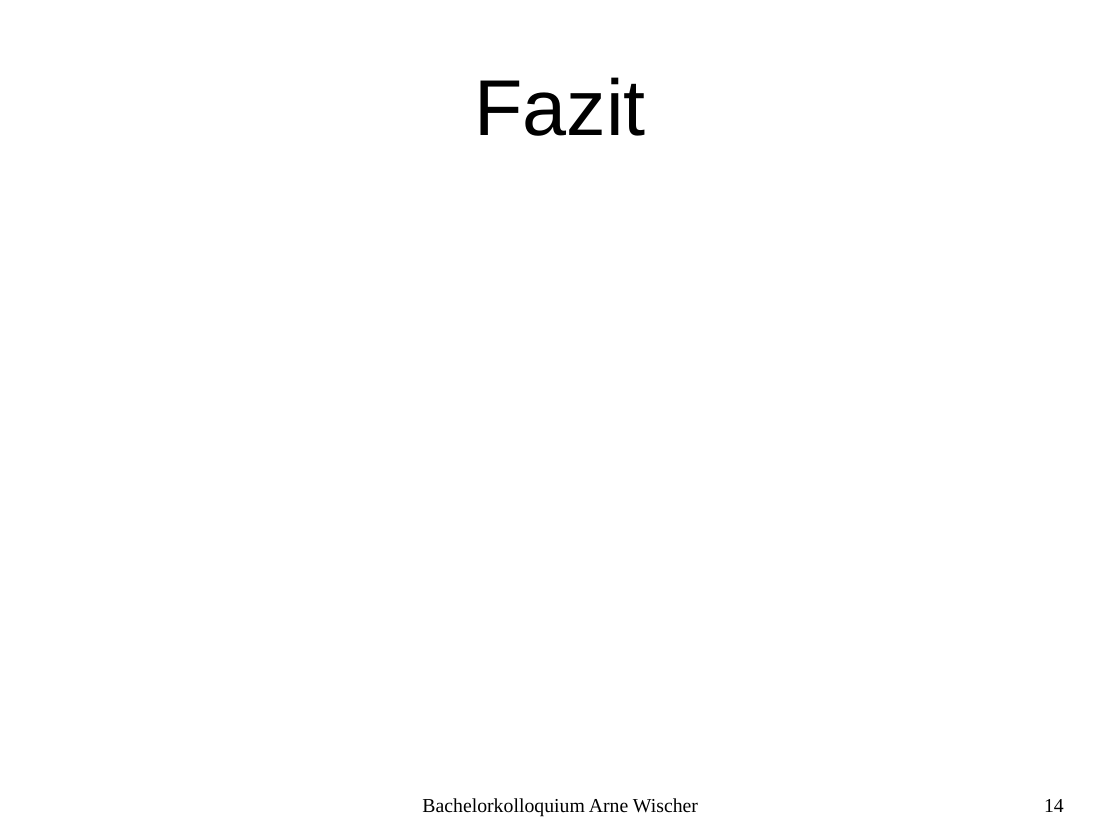
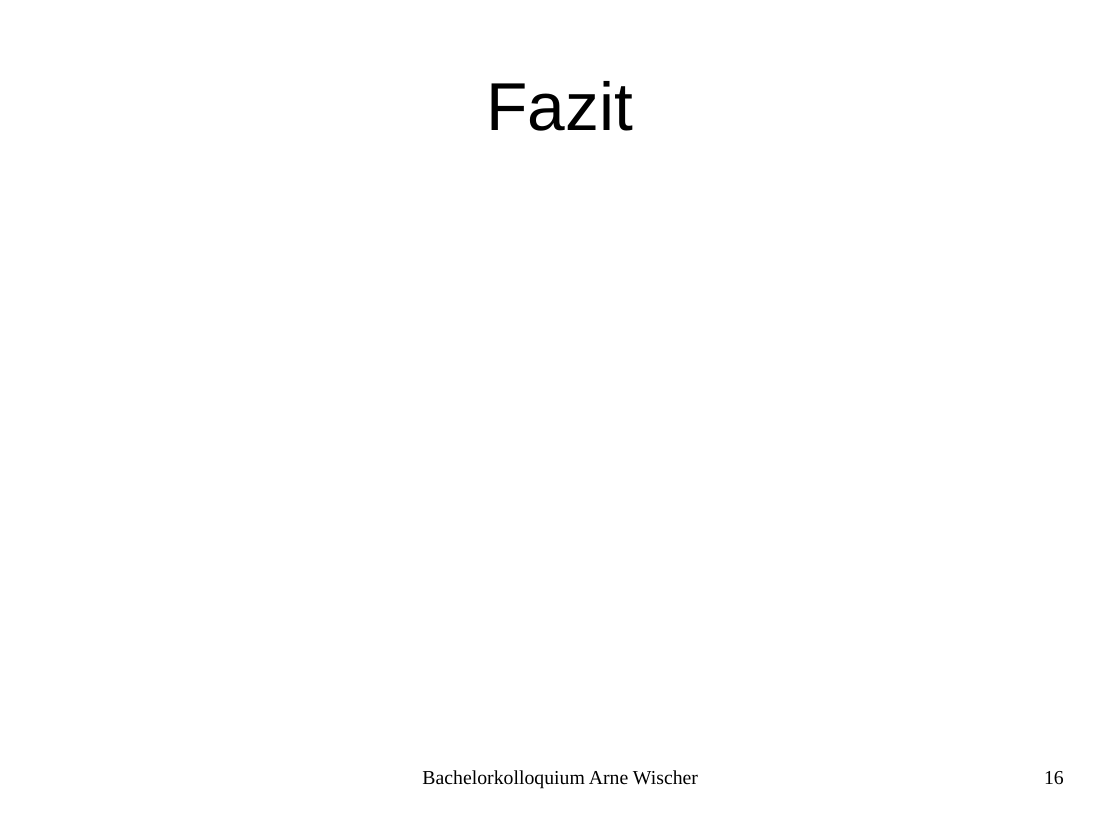
Before and after one commit to fettlaus/Kolloq, a slide deck: slide 16 of Kolloq.odp (slide 14 before the commit). Drawn at 1120x840 pixels with LibreOffice and Linux fonts; fonts in the diff are those of the drawing; background and template pictures are left out. Boxes give left, top, right and bottom in pixels: in the first picture for what was removed or moved away, otherwise in the second. Text is boxed around its words. In the diff, an @@ line names an element or a change of style, - is before the commit and + after.

```diff
--- a/Kolloq.odp
+++ b/Kolloq.odp
@@ title "Fazit" at bbox=[487, 81, 634, 131]: size 56.1 to 48 pt @@
@@ text "Bachelorkolloquium Arne Wischer": place and size @@
-text "Bachelorkolloquium Arne Wischer" at bbox=[422, 798, 698, 817]
+text "Bachelorkolloquium Arne Wischer" at bbox=[422, 770, 698, 789]
@@ page number added at bbox=[1044, 771, 1064, 785], 14 pt, text #000000 @@
+16
@@ page number removed at bbox=[1044, 799, 1064, 812] @@
-14
```
Also in this commit, not shown: 12 other slides changed, 2 slides added, 1 other file.
